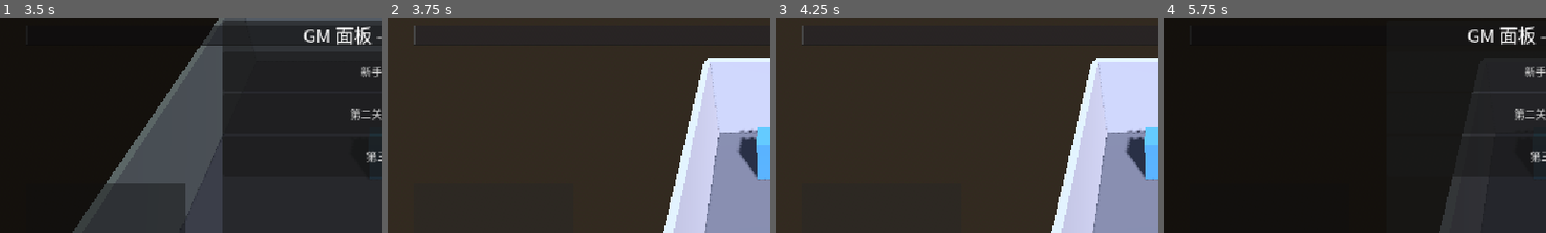
Above: before the commit, frames 1-4 (left to right).
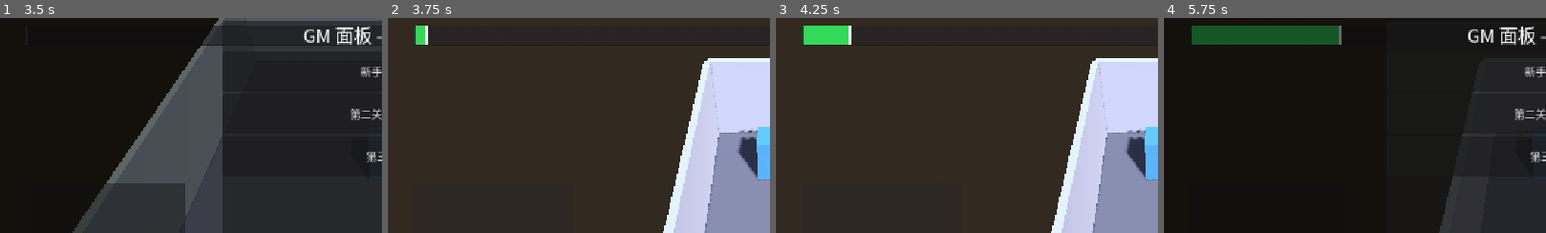
Above: after the commit, the same moments.

Repository: boomlulu/godot-jolt-time
Game: Godot game, scene res://world.tscn
The game is run twice, just before and just after one commit, with the same random seed, the same clock (stepped at 60 frames per second) and the same inputs.
Inputs:
- Up to frame 1 (3.5 s): click "跳" at 0.5 s; click "回退时间" at 1.25 s; click "视角" at 2 s; click "GM" at 2.75 s
- Up to frame 2 (3.75 s): click "第三关" at 3.5 s
- Up to frame 3 (4.25 s): no input
- Up to frame 4 (5.75 s): click "回退·道具" at 4.25 s; click "GM" at 5 s
The pictures show only the part of the screen within x 0-50%, y 18-68%; the shares and areas given below are measured in that part.

Frame 1 is identical in both runs. In frame 2, 0.3% of the frame differs, in the area x 6-11%, y 3-13%; in frame 3, 1.2%; in frame 4, 3.5%, in the area x 7-47%, y 3-13%.

Commit message:
fix(level_03): timeline-driven sine motion for items
- Item 改 KINEMATIC freeze + sine 公式驱动 global_position
- 位置 = home_x + sin(timeline.current_time * freq * TAU + phase) * amp
- ItemTimeline 永远 ADVANCING（不再 input gated），解开初始死锁
- 删除随机巡游 + _item_waiting_for_input + _apply_item_freeze
- 3 items: freq 0.45/0.60/0.35 Hz, phase 0/PI*0.5/PI

拖 TimelineBar 直接 scrub current_time，方块即时跟随

Co-Authored-By: Claude Opus 4.7 (1M context) <noreply@anthropic.com>

Diff:
--- a/level_03.gd
+++ b/level_03.gd
@@ -45,7 +45,6 @@
 
 var _rewind_held: bool = false
 var _door_triggered: bool = false
-var _item_waiting_for_input: bool = true
 var _countdown: float = TIMER_START
 var _game_over: bool = false
 var _won: bool = false
@@ -66,6 +65,7 @@
 		entry.gt.target = entry.rb
 		entry.gt.trail_renderer = entry.tr
 		entry.gt.trail_color = trail_color
+		entry.rb.timeline = _item_timeline
 		_item_timeline.subscribe(entry.rec)
 		_item_timeline.subscribe(entry.gt)
 
@@ -80,7 +80,6 @@
 	_item1_hit.body_entered.connect(_on_item_hit)
 	_item2_hit.body_entered.connect(_on_item_hit)
 	_item3_hit.body_entered.connect(_on_item_hit)
-	_item_timeline.drag_state_changed.connect(_on_item_drag_state_changed)
 	_hud_timeline.bind_timeline(_item_timeline)
 	_hud_tips.visible = false
 	_populate_levels()
@@ -95,25 +94,17 @@
 	_tick_item_timeline(delta)
 
 func _tick_item_timeline(delta: float) -> void:
-	var input_active := _is_item_inputting()
-	var state := _item_timeline.get_game_state(input_active)
+	# ItemTimeline 永远 ADVANCING（除非 rewind / drag / locked / game over）
+	var state := _item_timeline.get_game_state(true)
 	match state:
 		Timeline.State.GAME_OVER, Timeline.State.DRAGGING, Timeline.State.LOCKED:
-			_apply_item_freeze(true)
 			_item_timeline.disable_recording()
 		Timeline.State.REWINDING:
-			_apply_item_freeze(true)
 			_item_timeline.disable_recording()
 			_item_timeline.step_backward(delta)
 		Timeline.State.ADVANCING:
-			_item_waiting_for_input = false
-			_apply_item_freeze(false)
 			_item_timeline.advance(delta)
 		Timeline.State.IDLE:
-			if _item_waiting_for_input:
-				_apply_item_freeze(true)
-			else:
-				_apply_item_freeze(false)
 			_item_timeline.disable_recording()
 
 func _process(delta: float) -> void:
@@ -130,25 +121,6 @@
 		_hud_timer.add_theme_color_override("font_color", Color(1, 0.3, 0.3, 1))
 	else:
 		_hud_timer.add_theme_color_override("font_color", Color(0.2, 1, 0.4, 1))
-
-func _apply_item_freeze(freeze: bool) -> void:
-	_item1.freeze = freeze
-	_item2.freeze = freeze
-	_item3.freeze = freeze
-
-func _is_item_inputting() -> bool:
-	if _item_waiting_for_input:
-		# 第一次需要等 item 有运动才开始记录
-		if Rewindable.has_motion(_item1) or Rewindable.has_motion(_item2) or Rewindable.has_motion(_item3):
-			return true
-		return false
-	if Rewindable.has_motion(_item1) or Rewindable.has_motion(_item2) or Rewindable.has_motion(_item3):
-		return true
-	return false
-
-func _on_item_drag_state_changed(dragging: bool) -> void:
-	if not dragging:
-		_item_waiting_for_input = true
 
 func _update_timer_label() -> void:
 	var remaining := maxf(0.0, _countdown)
--- a/level_03.tscn
+++ b/level_03.tscn
@@ -233,8 +233,14 @@
 mass = 1.5
 linear_damp = 2.0
 angular_damp = 4.0
+freeze = true
+freeze_mode = 1
 script = ExtResource("11_item")
+home_x = 0.0
 home_z = -5.0
+amplitude = 1.4
+frequency_hz = 0.45
+phase = 0.0
 
 [node name="MeshInstance3D" type="MeshInstance3D" parent="Item1"]
 mesh = SubResource("BoxMesh_item")
@@ -255,12 +261,18 @@
 script = ExtResource("10_ghost")
 
 [node name="Item2" type="RigidBody3D" parent="."]
-transform = Transform3D(1, 0, 0, 0, 1, 0, 0, 0, 1, 0, 1, 0)
+transform = Transform3D(1, 0, 0, 0, 1, 0, 0, 0, 1, 1.4, 1, 0)
 mass = 1.5
 linear_damp = 2.0
 angular_damp = 4.0
+freeze = true
+freeze_mode = 1
 script = ExtResource("11_item")
+home_x = 0.0
 home_z = 0.0
+amplitude = 1.4
+frequency_hz = 0.6
+phase = 1.5707963
 
 [node name="MeshInstance3D" type="MeshInstance3D" parent="Item2"]
 mesh = SubResource("BoxMesh_item")
@@ -285,8 +297,14 @@
 mass = 1.5
 linear_damp = 2.0
 angular_damp = 4.0
+freeze = true
+freeze_mode = 1
 script = ExtResource("11_item")
+home_x = 0.0
 home_z = 5.0
+amplitude = 1.4
+frequency_hz = 0.35
+phase = 3.1415927
 
 [node name="MeshInstance3D" type="MeshInstance3D" parent="Item3"]
 mesh = SubResource("BoxMesh_item")
--- a/level_03_item.gd
+++ b/level_03_item.gd
@@ -1,53 +1,23 @@
 extends RigidBody3D
 
-# 走廊宽度限制 x ∈ [-1.5, 1.5]，每个 item 还有自己的 z 巡游窗口
+# 道具运动是 ItemTimeline.current_time 的纯函数：正弦左右摇摆
+@export var home_x: float = 0.0
 @export var home_z: float = 0.0
-@export var z_half_range: float = 2.0
-@export var min_retarget: float = 1.0
-@export var max_retarget: float = 2.0
-@export var min_speed: float = 2.0
-@export var max_speed: float = 3.5
+@export var amplitude: float = 1.4
+@export var frequency_hz: float = 0.5
+@export var phase: float = 0.0
 
-var _target_x: float = 0.0
-var _target_z: float = 0.0
-var _speed: float = 2.5
-var _next_retarget_at: float = 0.0
-var _rng := RandomNumberGenerator.new()
+var timeline: Timeline = null
 
 func _ready() -> void:
-	_rng.randomize()
-	_target_x = position.x
-	_target_z = position.z
-	_next_retarget_at = _now_seconds() + _rng.randf_range(0.1, 0.5)
-
-func _now_seconds() -> float:
-	return float(Time.get_ticks_msec()) / 1000.0
+	freeze_mode = RigidBody3D.FREEZE_MODE_KINEMATIC
+	freeze = true
 
 func _physics_process(_delta: float) -> void:
-	if freeze:
+	if timeline == null:
 		return
-	var t := _now_seconds()
-	if t >= _next_retarget_at:
-		_pick_new_target()
-		_next_retarget_at = t + _rng.randf_range(min_retarget, max_retarget)
-	var dx := _target_x - position.x
-	var dz := _target_z - position.z
-	var vx := signf(dx) * _speed if absf(dx) > 0.05 else 0.0
-	# z 方向给小幅 jitter，不要让方块离 home_z 太远
-	var z_pull := signf(_target_z - position.z) * 1.0 if absf(_target_z - position.z) > 0.05 else 0.0
-	# 软限制 z 在 [home_z-z_half_range, home_z+z_half_range]
-	if position.z < home_z - z_half_range:
-		z_pull = 1.0
-	elif position.z > home_z + z_half_range:
-		z_pull = -1.0
-	linear_velocity = Vector3(vx, linear_velocity.y, z_pull)
-
-func _pick_new_target() -> void:
-	_target_x = _rng.randf_range(-1.5, 1.5)
-	_speed = _rng.randf_range(min_speed, max_speed)
-	# 50% 几率小幅扰动 z
-	if _rng.randf() < 0.5:
-		var jitter := _rng.randf_range(-0.5, 0.5)
-		_target_z = clampf(home_z + jitter, home_z - z_half_range, home_z + z_half_range)
-	else:
-		_target_z = position.z
+	if timeline.is_locked():
+		return
+	var t: float = timeline.current_time
+	var target_x: float = home_x + sin(t * frequency_hz * TAU + phase) * amplitude
+	global_position = Vector3(target_x, global_position.y, home_z)
Not shown, added: level_03_item.gd.uid
